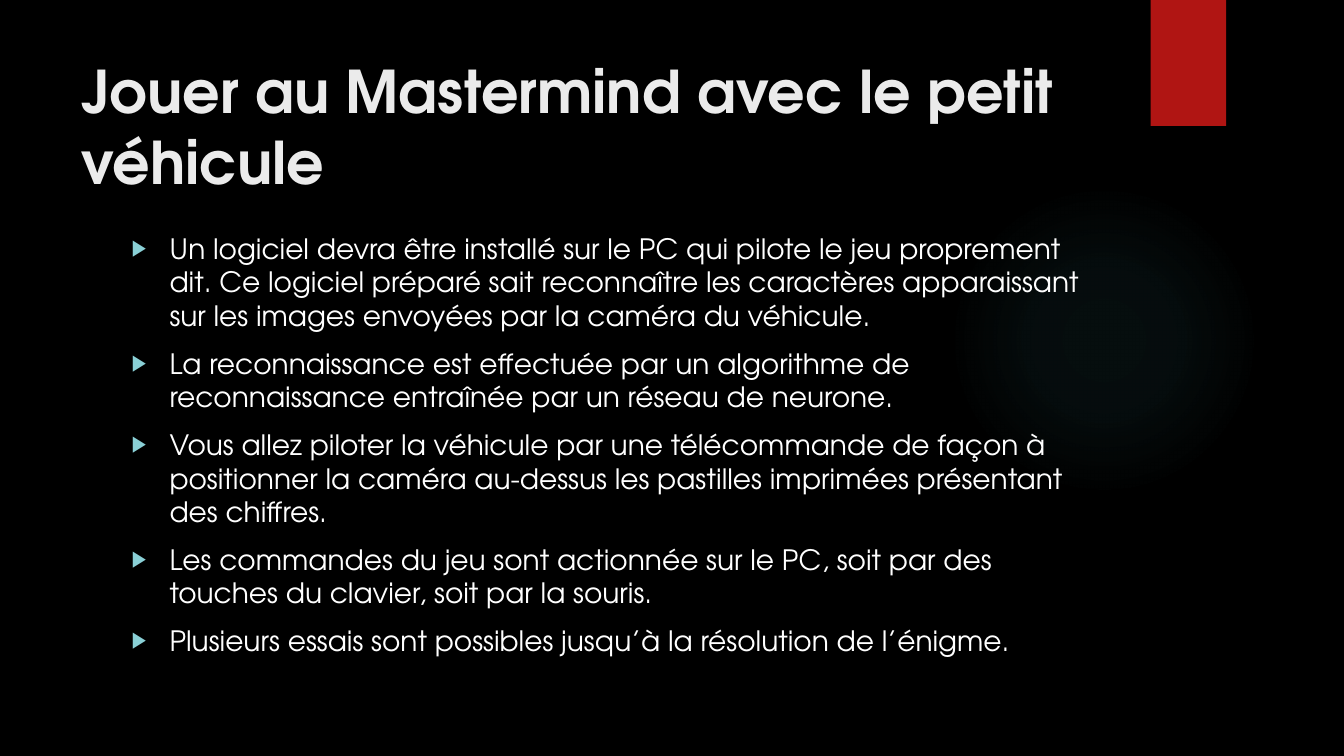
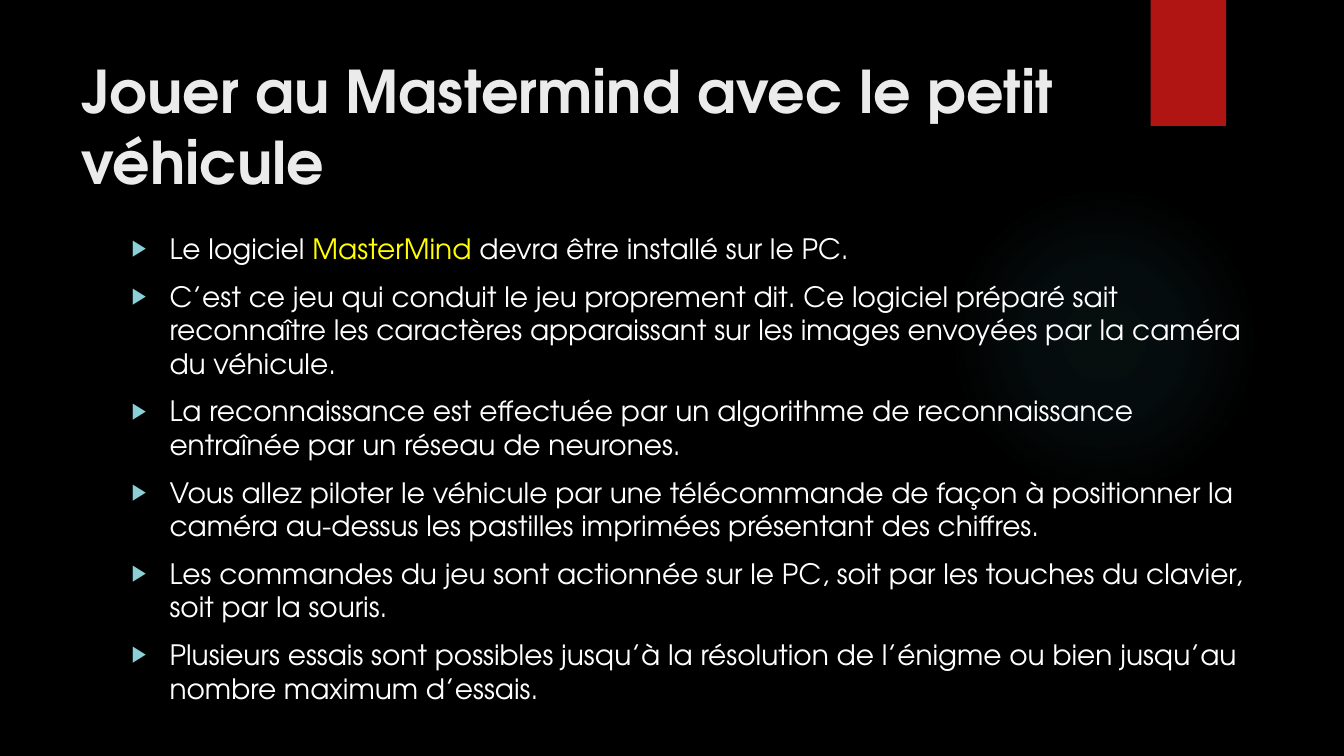
Before and after one commit to anumby-source/AnumbyMasterMind, a slide deck: slide 8 of Présentation/Presentation.pptx. Drawn at 1344x756 pixels with LibreOffice and Linux fonts; fonts in the diff are those of the drawing; background and template pictures are left out. Boxes give left, top, right and bottom in pixels: in the first picture for what was removed or moved away, otherwise in the second. Text is boxed around its words. In the diff, an @@ line names an element or a change of style, - is before the commit and + after.

Commit message:
Présentation

```diff
--- a/Présentation/Presentation.pptx
+++ b/Présentation/Presentation.pptx
@@ text at [170, 238, 1243, 700]: text changed @@
-▶ Un logiciel devra être installé sur le PC qui pilote le jeu proprement dit. Ce logiciel préparé sait reconnaître les caractères apparaissant sur les images envoyées par la caméra du véhicule.
-▶ La reconnaissance est effectuée par un algorithme de reconnaissance entraînée par un réseau de neurone.
-▶ Vous allez piloter la véhicule par une télécommande de façon à positionner la caméra au-dessus les pastilles imprimées présentant des chiffres.
-▶ Les commandes du jeu sont actionnée sur le PC, soit par des touches du clavier, soit par la souris.
-▶ Plusieurs essais sont possibles jusqu’à la résolution de l’énigme.
+▶ Le logiciel MasterMind devra être installé sur le PC.
+▶ C’est ce jeu qui conduit le jeu proprement dit. Ce logiciel préparé sait reconnaître les caractères apparaissant sur les images envoyées par la caméra du véhicule.
+▶ La reconnaissance est effectuée par un algorithme de reconnaissance entraînée par un réseau de neurones.
+▶ Vous allez piloter le véhicule par une télécommande de façon à positionner la caméra au-dessus les pastilles imprimées présentant des chiffres.
+▶ Les commandes du jeu sont actionnée sur le PC, soit par les touches du clavier, soit par la souris.
+▶ Plusieurs essais sont possibles jusqu’à la résolution de l’énigme ou bien jusqu’au nombre maximum d’essais.
```
Also in this commit, not shown: 10 other slides changed, 1 other file.
